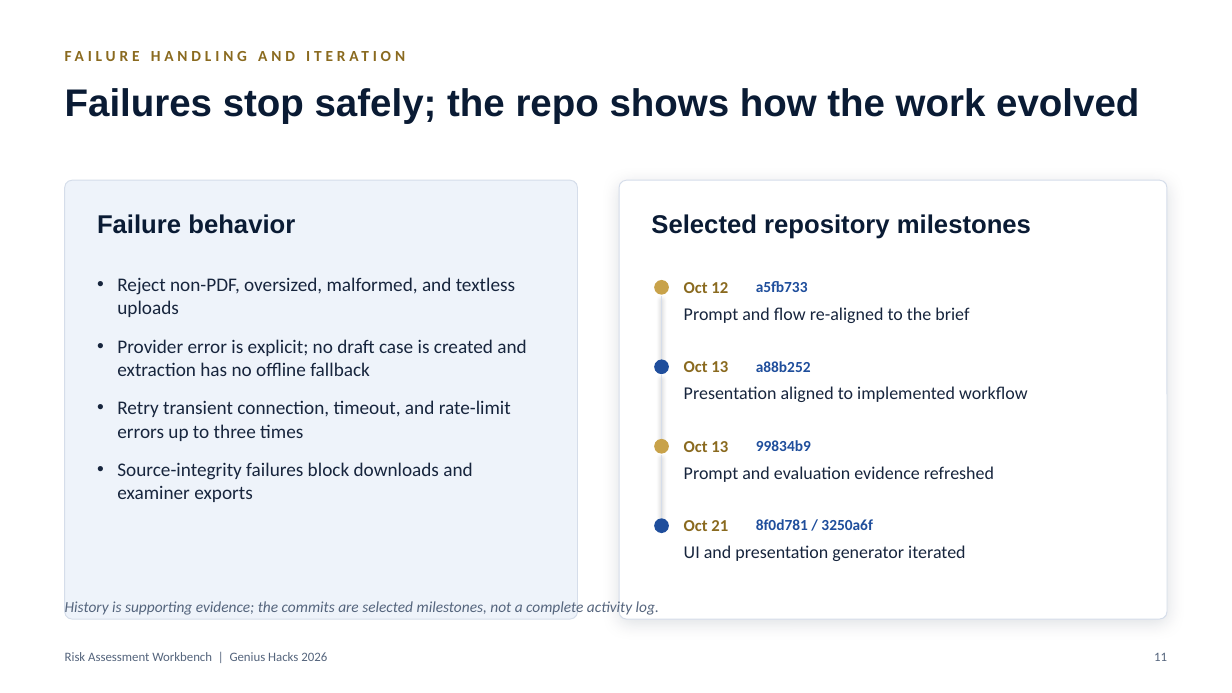
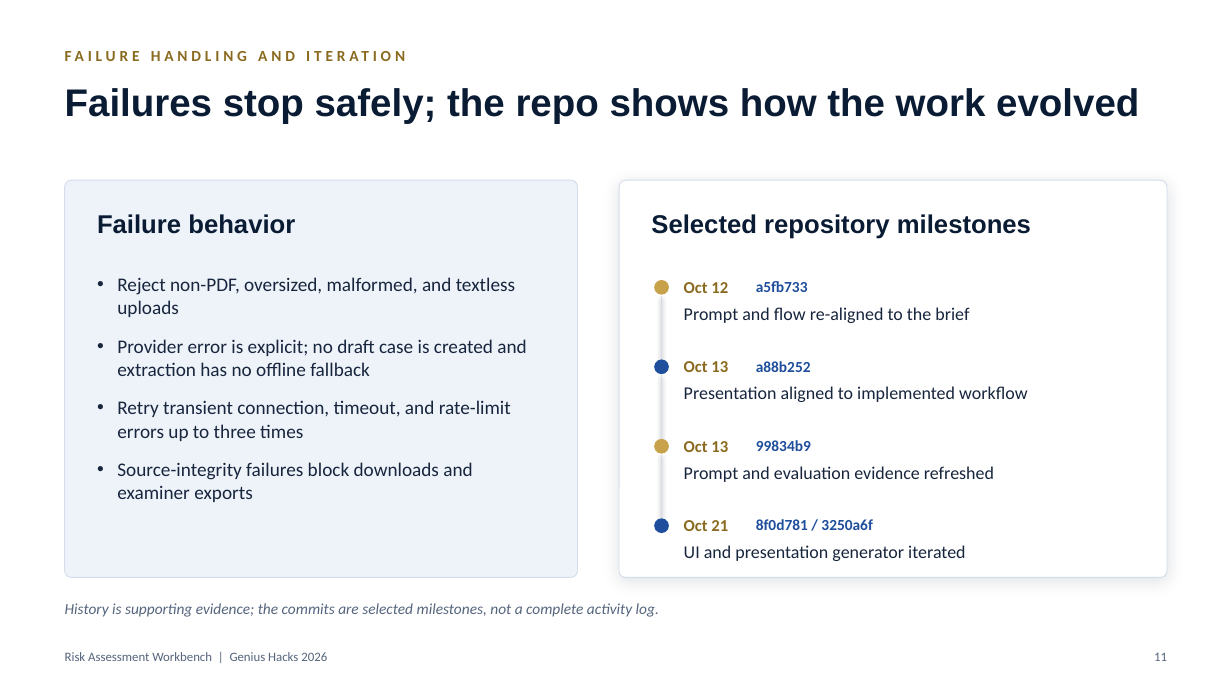
Before and after one commit to ebtenorio-myridius/geniushack3, a slide deck: slide 11 of docs/presentation/Risk_Assessment_Workbench_Genius_Hacks_2026.pptx. Drawn at 1232x693 pixels with LibreOffice and Linux fonts; fonts in the diff are those of the drawing. Boxes give left, top, right and bottom in pixels: in the first picture for what was removed or moved away, otherwise in the second. Text is boxed around its words. In the diff, an @@ line names an element or a change of style, - is before the commit and + after.

```diff
--- a/docs/presentation/Risk_Assessment_Workbench_Genius_Hacks_2026.pptx
+++ b/docs/presentation/Risk_Assessment_Workbench_Genius_Hacks_2026.pptx
@@ rounded rectangle: place and size @@
-rounded rectangle at box(65, 180, 578, 619)
+rounded rectangle at box(65, 180, 578, 578)
@@ rounded rectangle: place and size @@
-rounded rectangle at box(619, 180, 1167, 619)
+rounded rectangle at box(619, 180, 1167, 578)
```
Also in this commit, not shown: 2 other slides changed, 1 other file.
